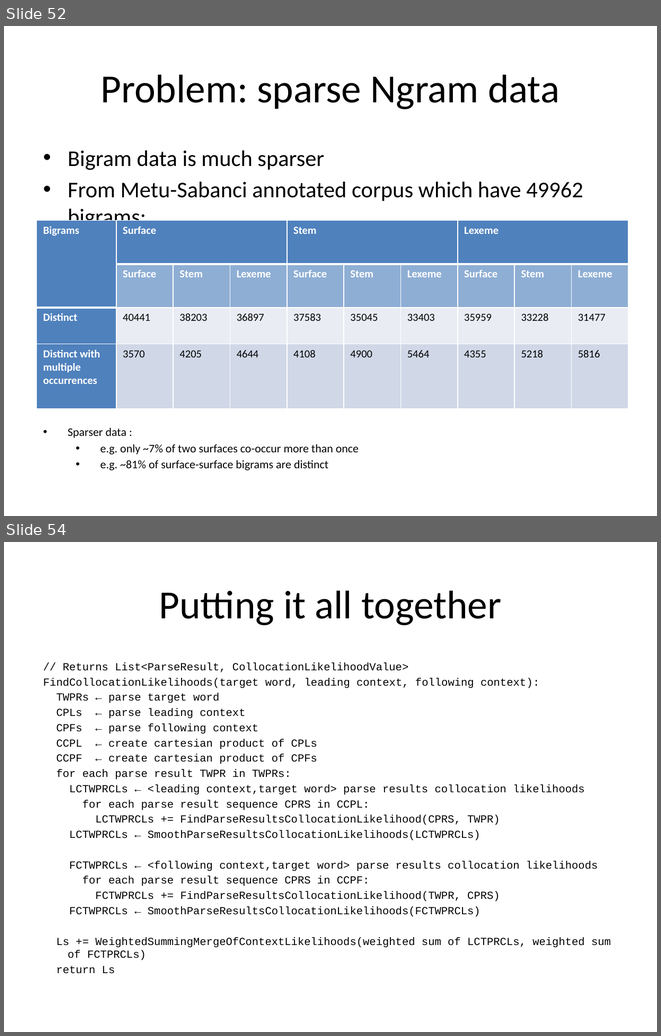
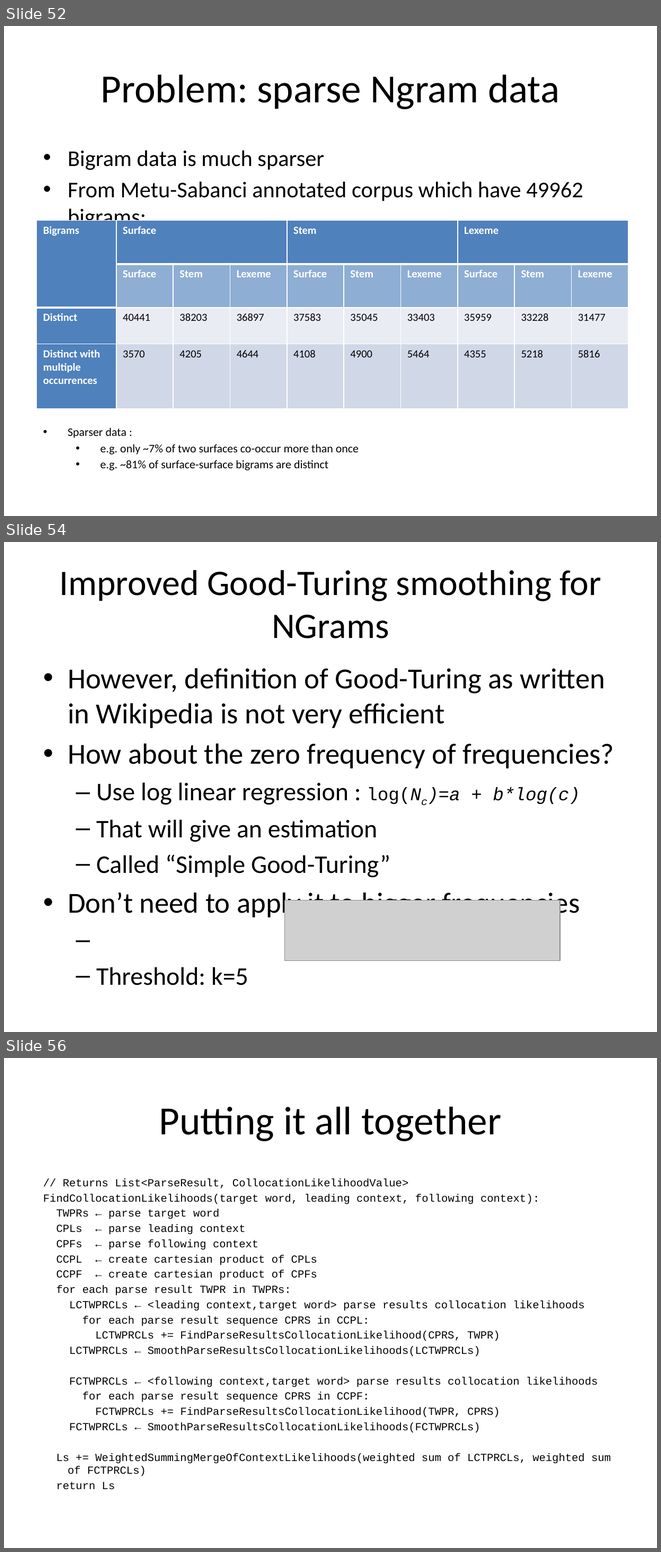
Before and after one commit to aliok/trnltk, a slide deck: scratch/trnltk.pptx. Shown one above the other, each under a label of ours: slides 52 and 54 before the commit, slides 52, 54 and 56 after it; the slides between them are not shown. The pictures are 661x1036 and 661x1552 pixels, drawn with LibreOffice and Linux fonts; fonts in the diff are those of the drawing; grey boxes stand for pictures. Boxes give left, top, right and bottom in pixels: in the first picture for what was removed or moved away, otherwise in the second. Text is boxed around its words. In the diff, an @@ line names an element or a change of style, - is before the commit and + after.

```diff
--- a/scratch/trnltk.pptx
+++ b/scratch/trnltk.pptx
@@ slide 54 added at [4,542,657,1032], background #FFFFFF @@
@@ title added at [59,570,601,638], 39.6 pt, text #000000 @@
+Improved Good-Turing smoothing for NGrams
@@ text added at [68,668,615,985], 32 pt, text #000000 @@
+• However, definition of Good-Turing as written in Wikipedia is not very efficient
+• How about the zero frequency of frequencies?
+  – Use log linear regression : log(Nc)=a + b*log(c)
+  – That will give an estimation
+  – Called “Simple Good-Turing”
+• Don’t need to apply it to bigger frequencies
+  – Threshold: k=5
@@ picture added at [285,900,560,960] @@
@@ what was slide 54 is now slide 56 @@
```
Also in this commit, not shown: 3 slides changed, 1 other slide added.
